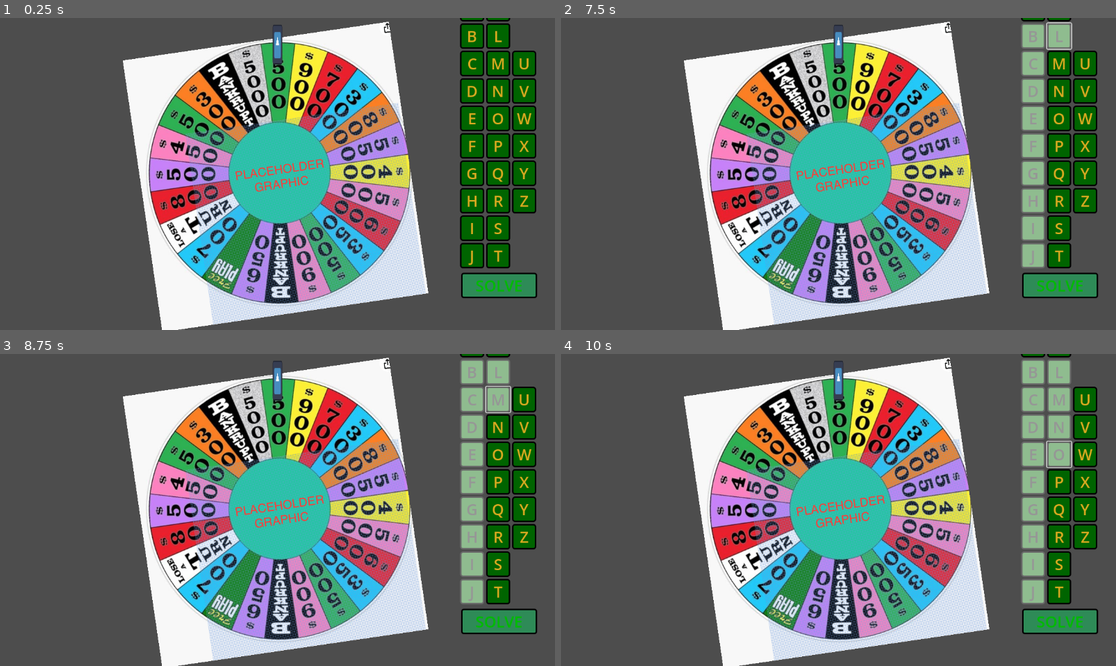
Above: before the commit, frames 1-4 (two rows, left to right).
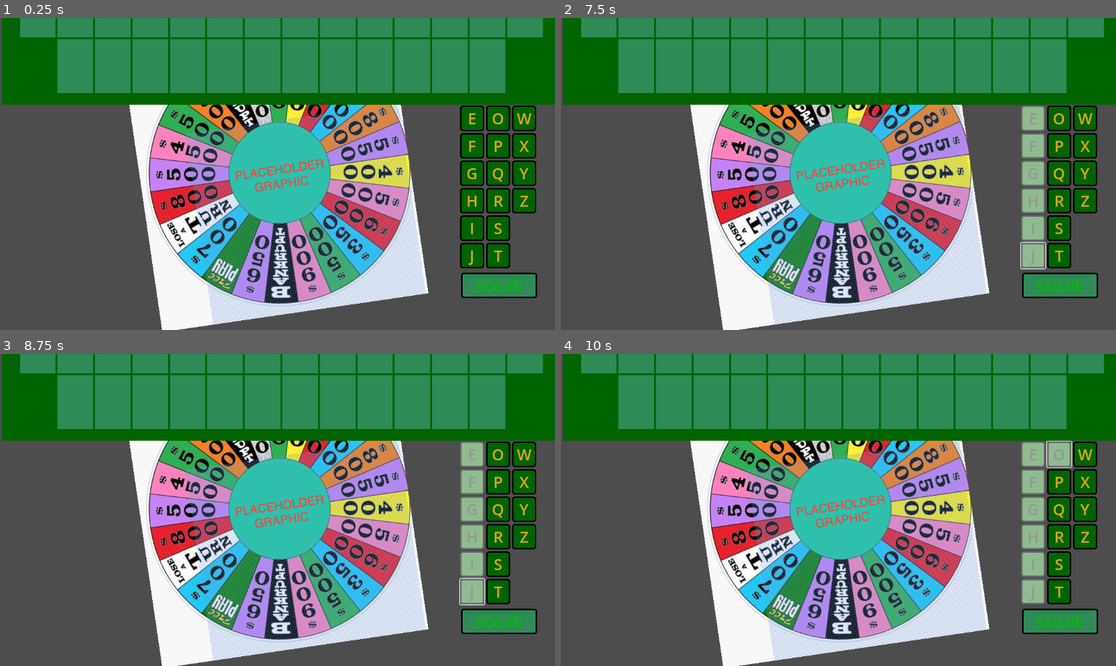
Above: after the commit, the same moments.

Repository: rsburke4/RoundThingOfRiches
Game: Godot game, scene res://MainScene/MainScene.tscn
Same seed, same stepped clock (60 frames per second), same inputs: the game is played once before the commit and once after it. The project has no main scene, so this scene is started directly. The engine's default icon, where the game draws it, is replaced by a stand-in: a white triangle on a blue panel in a dark square.
Inputs:
- Up to frame 1 (0.25 s): no input
- Up to frame 2 (7.5 s): click "B" at 0.5 s; click "C" at 1.25 s; click "D" at 2 s; click "E" at 2.75 s; click "F" at 3.5 s; click "G" at 4.25 s; click "H" at 5 s; click "I" at 5.75 s; click "J" at 6.5 s; click "L" at 7.25 s
- Up to frame 3 (8.75 s): click "M" at 8 s
- Up to frame 4 (10 s): click "N" at 8.75 s; click "O" at 9.5 s

The runs differ from the first frame. In frame 1, 27% of the frame differs, in the area x 0-100%, y 0-28%; in frame 2, 27%; in frame 3, 27%; in frame 4, 27%.

Commit message:
add puzzle board to main scene

Diff:
--- a/MainScene/MainScene.tscn
+++ b/MainScene/MainScene.tscn
@@ -1,7 +1,8 @@
-[gd_scene load_steps=3 format=3 uid="uid://7q6oxgp6hu6h"]
+[gd_scene load_steps=4 format=3 uid="uid://7q6oxgp6hu6h"]
 
 [ext_resource type="PackedScene" uid="uid://csds172y40utw" path="res://GuessTracker/guess_tracker.tscn" id="2_1omuh"]
 [ext_resource type="PackedScene" uid="uid://c5b1hocmae8sh" path="res://Wheel/Wheel.tscn" id="2_u8u61"]
+[ext_resource type="PackedScene" uid="uid://gsf4ctc5makr" path="res://Puzzle/puzzle.tscn" id="3_sr3qk"]
 
 [node name="MainScene" type="Node2D"]
 
@@ -27,3 +28,5 @@
 
 [node name="GameControl" parent="." instance=ExtResource("2_1omuh")]
 position = Vector2(951, 416)
+
+[node name="Puzzle" parent="." instance=ExtResource("3_sr3qk")]
